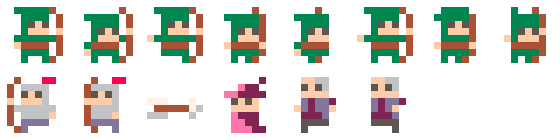
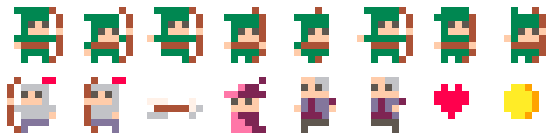
Before/after of a 560px x 140px layered artwork. What changed in the layer stack:
painted on "a" over left=434, top=84, right=539, bottom=119
